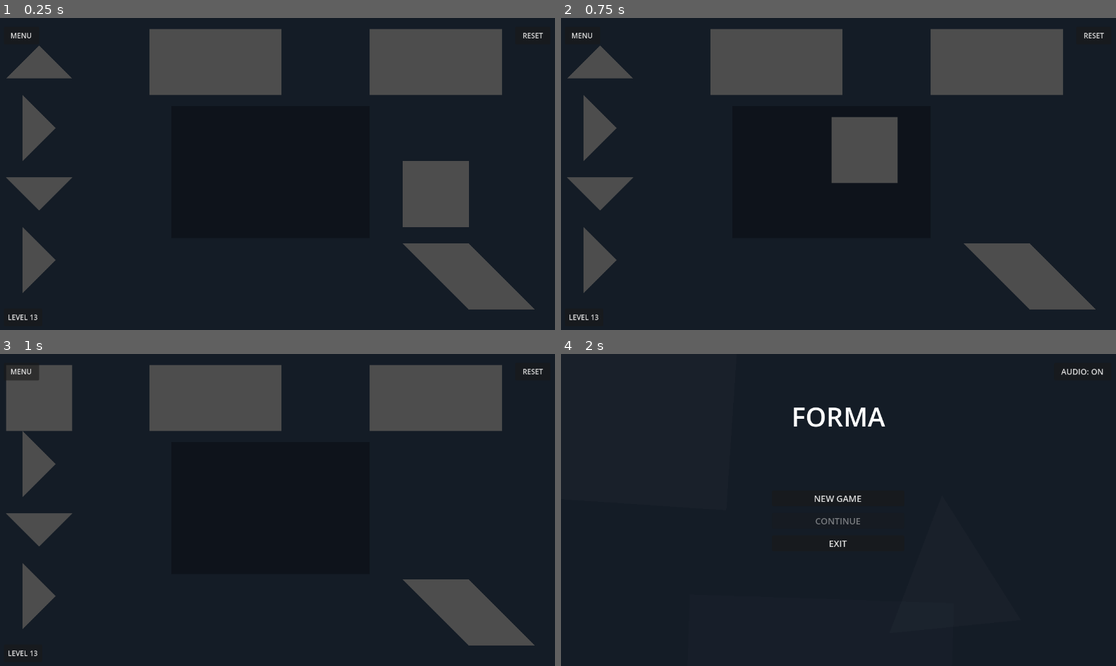
Above: before the commit, frames 1-4 (two rows, left to right).
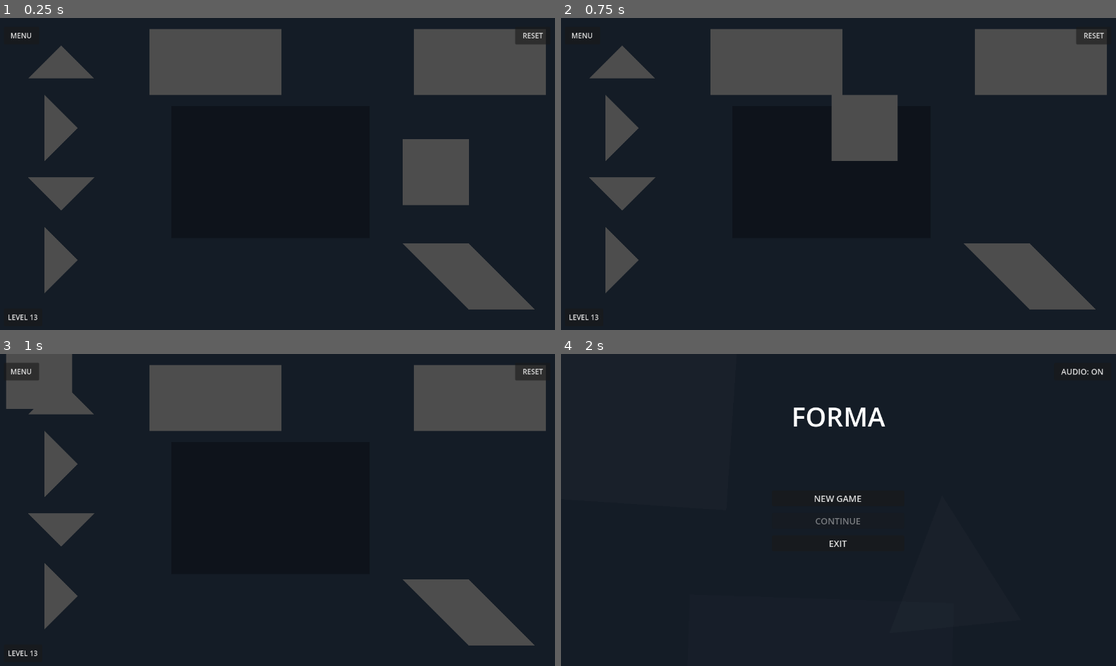
Above: after the commit, the same moments.

Repository: vaillant86/forma
Game: Godot game, scene res://lev_13.tscn
The game is run twice, just before and just after one commit, with the same random seed, the same clock (stepped at 60 frames per second) and the same inputs. This scene is started directly instead of the project's main scene.
Inputs (mouse positions are in pixels of both pictures, inside the frame that each line leads up to):
- Up to frame 1 (0.25 s): no input
- Up to frame 2 (0.75 s): tap Enter at 0.5 s; drag from (999, 192) to (599, 61) at 0.52 s
- Up to frame 3 (1 s): no input
- Up to frame 4 (2 s): click "MENU" at 1.25 s

The runs differ from the first frame. In frame 1, 8.4% of the frame differs, in the area x 1-99%, y 3-89%; in frame 2, 8.4%; in frame 3, 7.3%; in frame 4, nothing differs.

Commit message:
Backup automatico

Diff:
--- a/scripts/lev_10.gd
+++ b/scripts/lev_10.gd
@@ -4,15 +4,40 @@
 	piece_scale = 0.75
 	tooltip_text = "There is a liar among us"
 
+#	create_sagoma(PackedVector2Array([
+#		Vector2(350, 100),
+#		Vector2(650, 100),
+#		Vector2(650, 250),
+#		Vector2(800, 250),
+#		Vector2(800, 550),
+#		Vector2(650, 550),
+#		Vector2(650, 700),
+#		Vector2(350, 700),
+#		Vector2(350, 550),
+#		Vector2(200, 550),
+#		Vector2(200, 250),
+#		Vector2(350, 250)
+#	]))
+
 	create_sagoma(PackedVector2Array([
-		Vector2(351, 99), Vector2(851, 99),
-		Vector2(851, 474), Vector2(351, 474)
+		Vector2(400, 50),
+		Vector2(700, 50),
+		Vector2(700, 200),
+		Vector2(850, 200),
+		Vector2(850, 500),
+		Vector2(700, 500),
+		Vector2(700, 650),
+		Vector2(400, 650),
+		Vector2(400, 500),
+		Vector2(250, 500),
+		Vector2(250, 200),
+		Vector2(400, 200)
 	]))
 
 	spawn_l_shape("Pezzo_L1", Vector2(100, 200), 90)
-	spawn_l_shape("Pezzo_L2", Vector2(1050, 450))
-	spawn_rettangolo("Pezzo_Rect1", Vector2(400, 650), 90)
-	spawn_rettangolo("Pezzo_Rect2", Vector2(1000, 650), 90)
-	spawn_quadrato("Pezzo_Q1", Vector2(150, 550))
+	spawn_l_shape("Pezzo_L2", Vector2(1025, 425))
+	spawn_rettangolo("Pezzo_Rect1", Vector2(350, 600), 90)
+	spawn_rettangolo("Pezzo_Rect2", Vector2(1050, 600), 90)
+	spawn_quadrato("Pezzo_Q1", Vector2(850, 100))
 	spawn_quadrato("Pezzo_Q2", Vector2(1050, 100))
-	spawn_rettangolo("Falso_Rect1", Vector2(700, 650), 90)
+	spawn_rettangolo("Falso_Rect1", Vector2(700, 600), 90)
--- a/scripts/lev_13.gd
+++ b/scripts/lev_13.gd
@@ -8,24 +8,19 @@
 		Vector2(850, 500), Vector2(400, 500)
 	]))
 
-	# Initial triangles
-	spawn_triangolo("Pezzo_T1", Vector2(100, 100), 0)
-	spawn_triangolo("Pezzo_T2", Vector2(100, 250), 90)
-	spawn_triangolo("Pezzo_T3", Vector2(100, 400), 180)
-	spawn_triangolo("Pezzo_T4", Vector2(100, 550), 90)
+	spawn_triangolo("Pezzo_T1", Vector2(150, 100), 0)
+	spawn_triangolo("Pezzo_T2", Vector2(150, 250), 90)
+	spawn_triangolo("Pezzo_T3", Vector2(150, 400), 180)
+	spawn_triangolo("Pezzo_T4", Vector2(150, 550), 90)
 
-	# Initial rectangles
-	spawn_rettangolo("Pezzo_R1", Vector2(1000, 100), 90)
+	spawn_rettangolo("Pezzo_R1", Vector2(1100, 100), 90)
 	spawn_rettangolo("Pezzo_R2", Vector2(500, 100), 90)
 
-	# Square
-	spawn_quadrato("Pezzo_Q1", Vector2(1000, 400))
+	spawn_quadrato("Pezzo_Q1", Vector2(1000, 350))
 
-	# Transformable trapezoid
 	spawn_transformable_trapezoid("Pezzo_TR1", Vector2(1000, 550))
 
 func spawn_transformable_trapezoid(nome: String, pos: Vector2):
-	"""Spawn a trapezoid that transforms to rectangle on right-click."""
 	var pezzo = spawn_trapezoid(nome, pos)
 	pezzo.input_pickable = true
 
@@ -35,22 +30,25 @@
 	)
 
 func _transform_trapezoid_to_rectangle(trapezoid_node: Area2D):
-	"""Transform trapezoid to rectangle piece."""
 	if is_instance_valid(trapezoid_node):
 		var pos = trapezoid_node.position
 		var rot = trapezoid_node.rotation_degrees
 
-		spawn_rettangolo("Pezzo_R_Vero", pos, rot)
+		# Free the fake rectangle to balance the total alignment area
+		var fake_r = get_node_or_null("Pezzo_R2")
+		if is_instance_valid(fake_r):
+			fake_r.queue_free()
+
+		var real_r = spawn_rettangolo("Pezzo_R_Vero", pos, rot)
+		real_r.input_pickable = true
+
 		trapezoid_node.queue_free()
 
 func controlla_vittoria() -> bool:
-	"""Win condition: Must have all required pieces."""
-	# 1. Check if player is still dragging
 	for n in get_children():
 		if n.name.begins_with("Pezzo_") and "trascinamento" in n and n.trascinamento:
 			return false
 
-	# 2. Get required pieces
 	var t1 = get_node_or_null("Pezzo_T1")
 	var t2 = get_node_or_null("Pezzo_T2")
 	var t3 = get_node_or_null("Pezzo_T3")
@@ -59,18 +57,16 @@
 	var r1 = get_node_or_null("Pezzo_R1")
 	var r3 = get_node_or_null("Pezzo_R_Vero")
 
-	# Must have BOTH rectangles (R1 and R3, not R2)
-	if not (is_instance_valid(r1) and is_instance_valid(r3)):
+	if not is_instance_valid(r3):
 		return false
 
-	# Check all required pieces
 	var required_pieces = [t1, t2, t3, t4, q1, r1, r3]
 
 	for pezzo in required_pieces:
 		if not is_instance_valid(pezzo):
 			return false
 
-		# Check position is within sagoma bounds (400x200 to 850x500)
+		# Check alignment within sagoma boundaries
 		var pos = pezzo.global_position
 		if pos.x < 390 or pos.x > 860 or pos.y < 190 or pos.y > 510:
 			return false
Not shown: 1 places in lev_4.tscn that only renumber resources
Not shown: 1 places in lev_5.tscn that only renumber resources
Not shown: 1 places in lev_6.tscn that only renumber resources
Not shown: 1 places in lev_8.tscn that only renumber resources
Not shown, added: scripts/level_template.gd.uid
